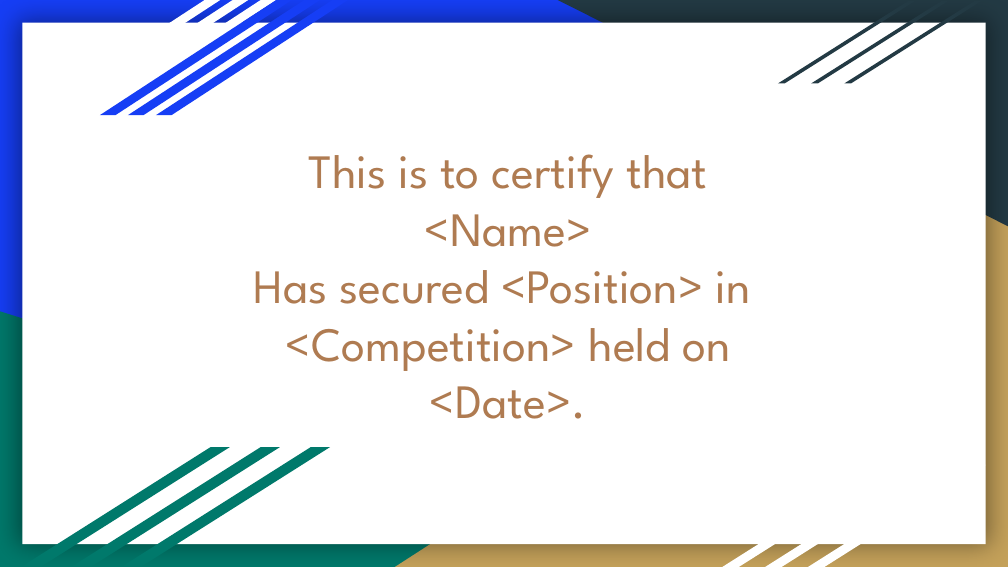
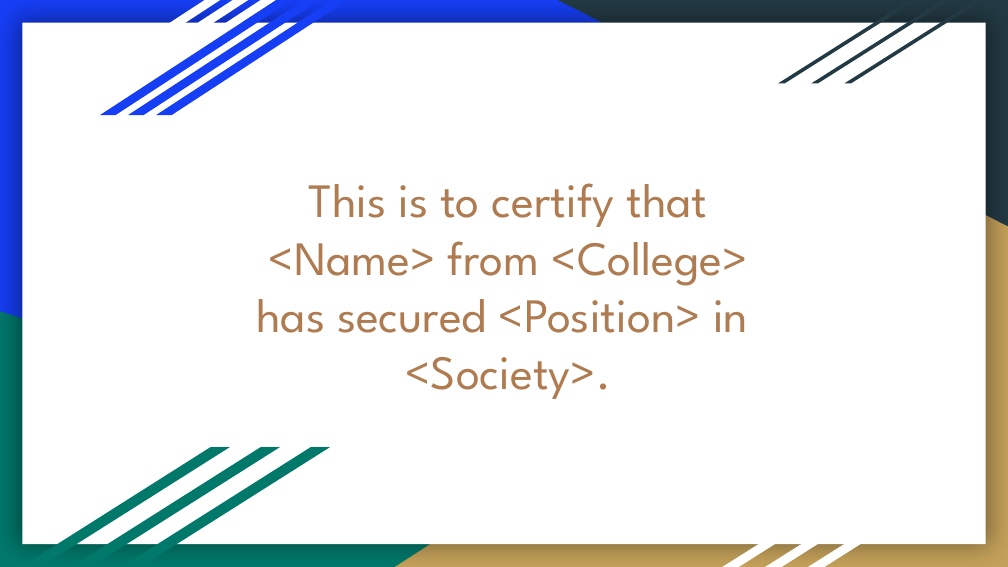
Before and after one commit to MBtions/DemoCertiGen, a slide deck: slide 1 of app/src/main/assets/templates.pptx. Drawn at 1008x567 pixels with LibreOffice and Linux fonts; fonts in the diff are those of the drawing. Boxes give left, top, right and bottom in pixels: in the first picture for what was removed or moved away, otherwise in the second. Text is boxed around its words. In the diff, an @@ line names an element or a change of style, - is before the commit and + after.

Commit message:
creating certificates in ppt

```diff
--- a/app/src/main/assets/templates.pptx
+++ b/app/src/main/assets/templates.pptx
@@ title at <box>256,241,748,399</box>: text changed @@
-<Name>
-Has secured <Position> in
-<Competition> held on <Date>.
+<Name> from <College>
+has secured <Position> in
+<Society>.
```
Also in this commit, not shown: 2 other files.
